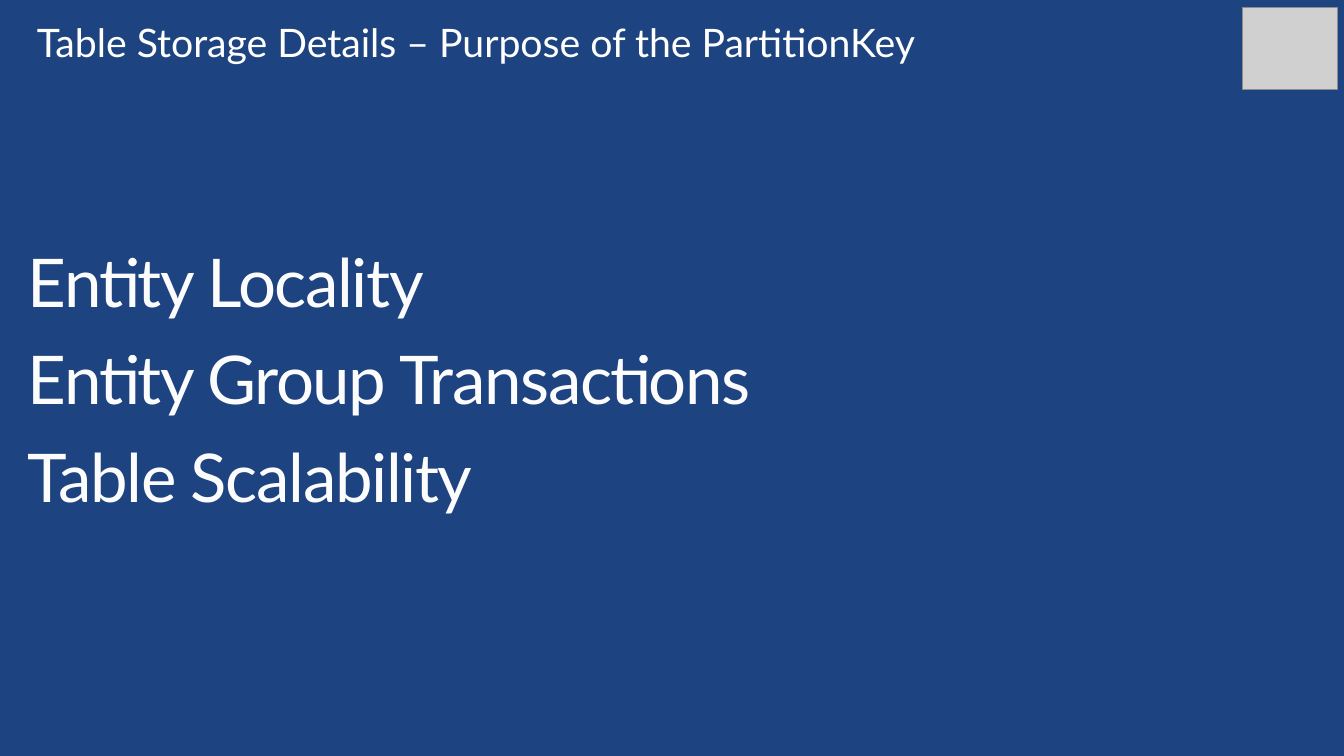
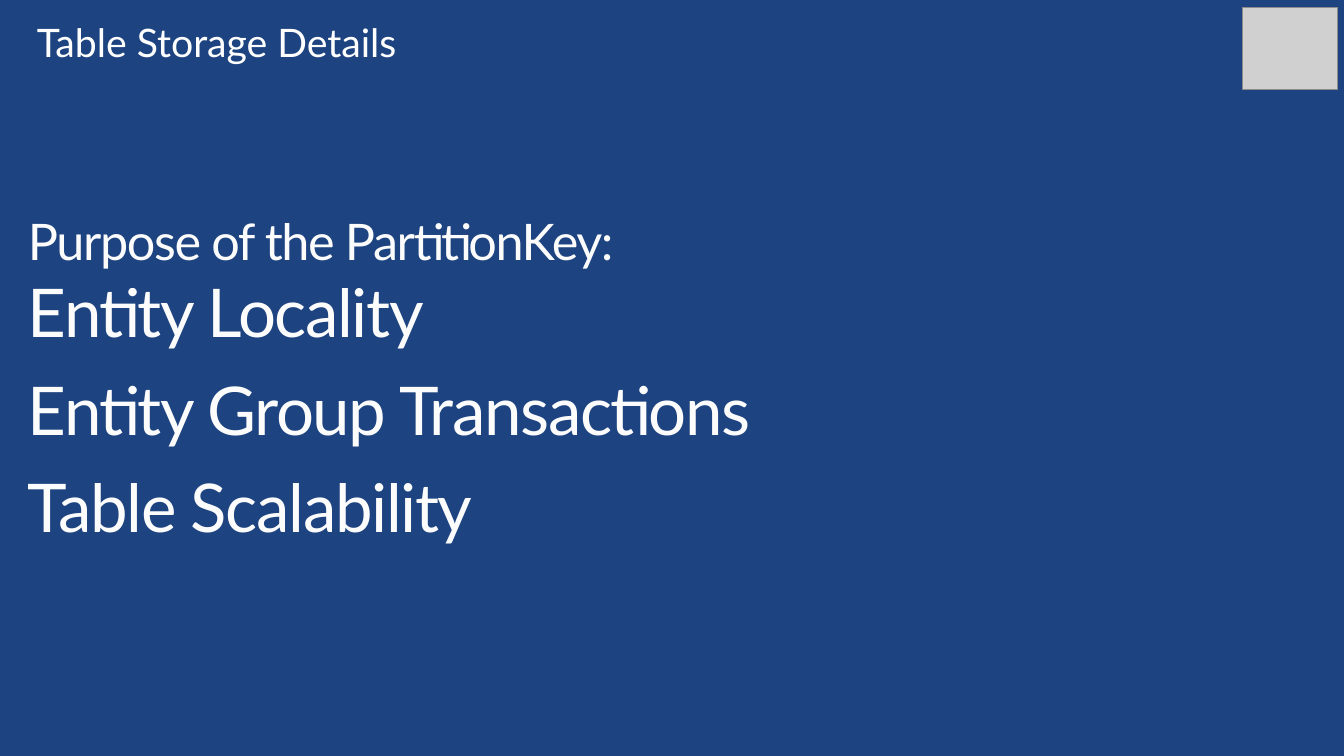
Before and after one commit to sack212/BasicAzureCamp, a slide deck: slide 72 of Data-Storage/Data-Storage.pptx (slide 77 before the commit). Drawn at 1344x756 pixels with LibreOffice and Linux fonts; fonts in the diff are those of the drawing; grey boxes stand for pictures. Boxes give left, top, right and bottom in pixels: in the first picture for what was removed or moved away, otherwise in the second. Text is boxed around its words. In the diff, an @@ line names an element or a change of style, - is before the commit and + after.

Commit message:
Big pass on Data-Platform and Data-Storage presentations complete.

```diff
--- a/Data-Storage/Data-Storage.pptx
+++ b/Data-Storage/Data-Storage.pptx
@@ title at [37,28,396,64]: text changed @@
-Table Storage Details – Purpose of the PartitionKey
+Table Storage Details
@@ text at [28,223,614,349]: text changed; size 48 to 36 pt @@
-Entity Locality
+Purpose of the PartitionKey:
+Entity Locality
```
Also in this commit, not shown: 18 other slides changed, 2 slides added, 2 slides removed.
